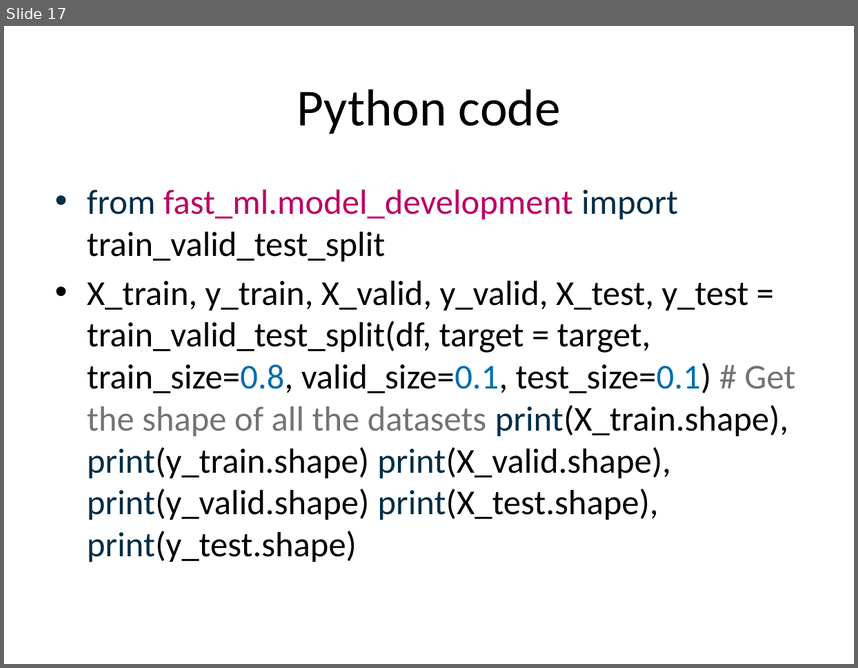
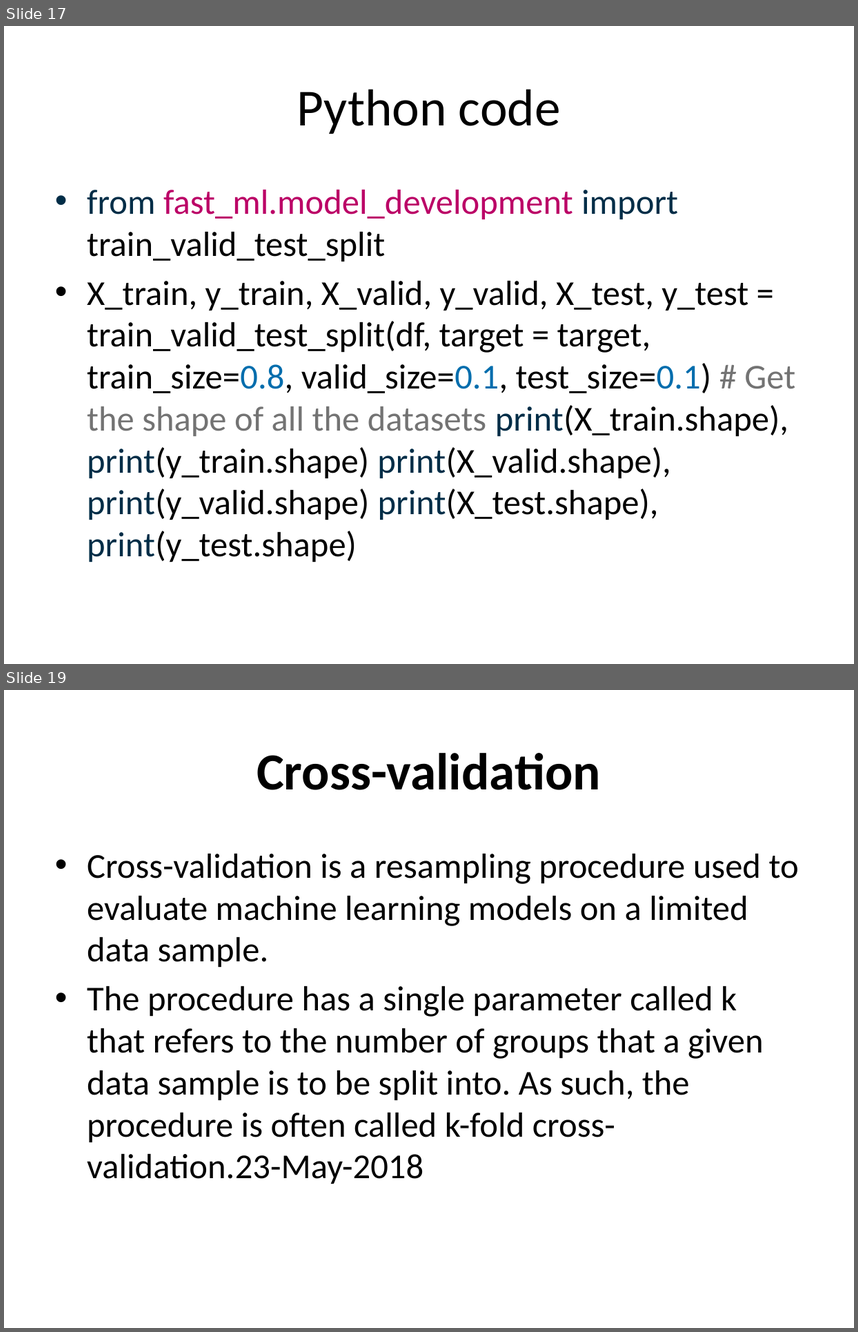
Before and after one commit to devipriyak/Machine-Learning-AI_ML-21-BAtch-V-sem, a slide deck: Unit 2.pptx. Shown one above the other, each under a label of ours: slide 17 before the commit, slides 17 and 19 after it; the slides between them are not shown. The pictures are 858x668 and 858x1332 pixels, drawn with LibreOffice and Linux fonts; fonts in the diff are those of the drawing. Boxes give left, top, right and bottom in pixels: in the first picture for what was removed or moved away, otherwise in the second. Text is boxed around its words. In the diff, an @@ line names an element or a change of style, - is before the commit and + after.

```diff
--- a/Unit 2.pptx
+++ b/Unit 2.pptx
@@ slide 19 added at [4,690,854,1328], background #FFFFFF @@
@@ title added at [257,753,601,790], 44 pt, text #000000, bold @@
+Cross-validation
@@ text added at [87,854,799,1183], 29.6 pt, text #000000 @@
+• Cross-validation is a resampling procedure used to evaluate machine learning models on a limited data sample.
+• The procedure has a single parameter called k that refers to the number of groups that a given data sample is to be split into. As such, the procedure is often called k-fold cross-validation.23-May-2018
```
Also in this commit, not shown: 3 other slides added.
